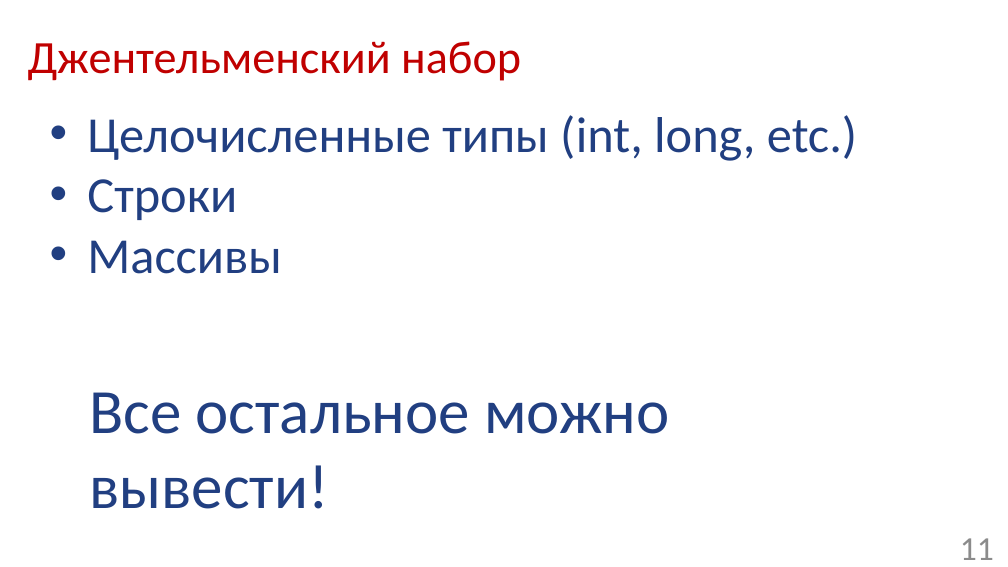
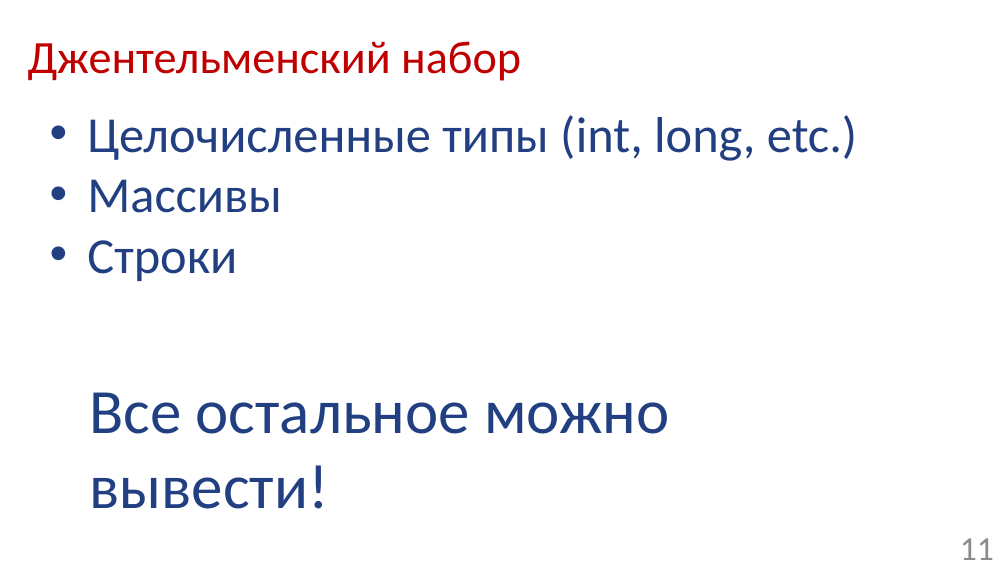
Before and after one commit to Mmuzaf/ozerov_2017_joker, a slide deck: slide 11 of slides/ozerov_joker2017_serialization.pptx. Drawn at 1008x567 pixels with LibreOffice and Linux fonts; fonts in the diff are those of the drawing; background and template pictures are left out. Boxes give left, top, right and bottom in pixels: in the first picture for what was removed or moved away, otherwise in the second. Text is boxed around its words. In the diff, an @@ line names an element or a change of style, - is before the commit and + after.

```diff
--- a/slides/ozerov_joker2017_serialization.pptx
+++ b/slides/ozerov_joker2017_serialization.pptx
@@ text at (87, 179, 281, 213): paragraph added @@
+• Массивы
@@ text at (87, 240, 281, 274): paragraph removed @@
-• Массивы
```
Also in this commit, not shown: 15 other slides changed, 5 slides added, 3 slides removed, 1 other file.
